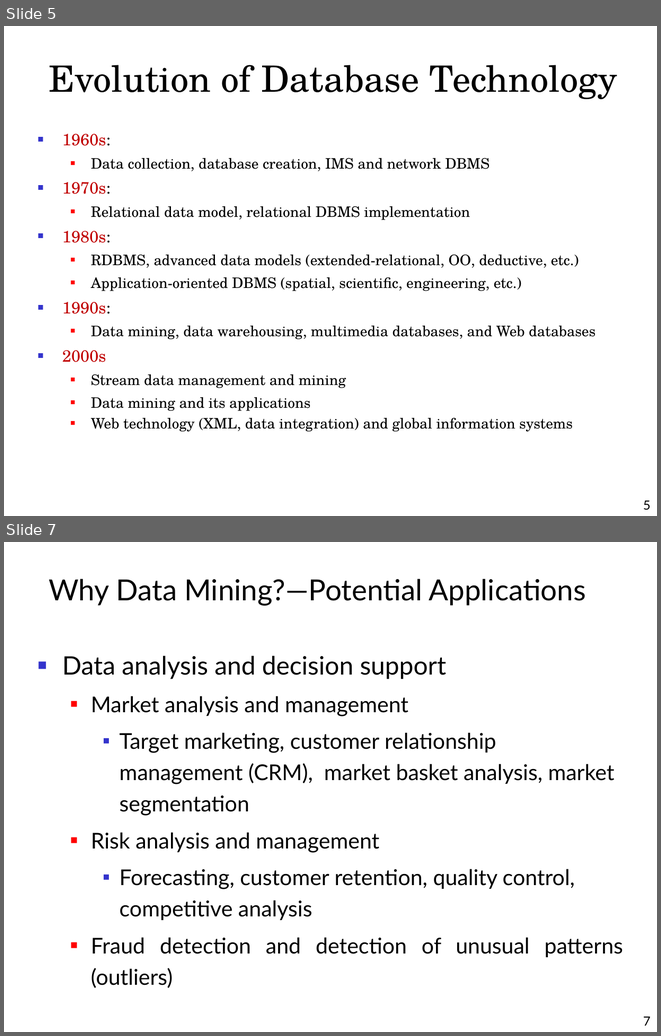
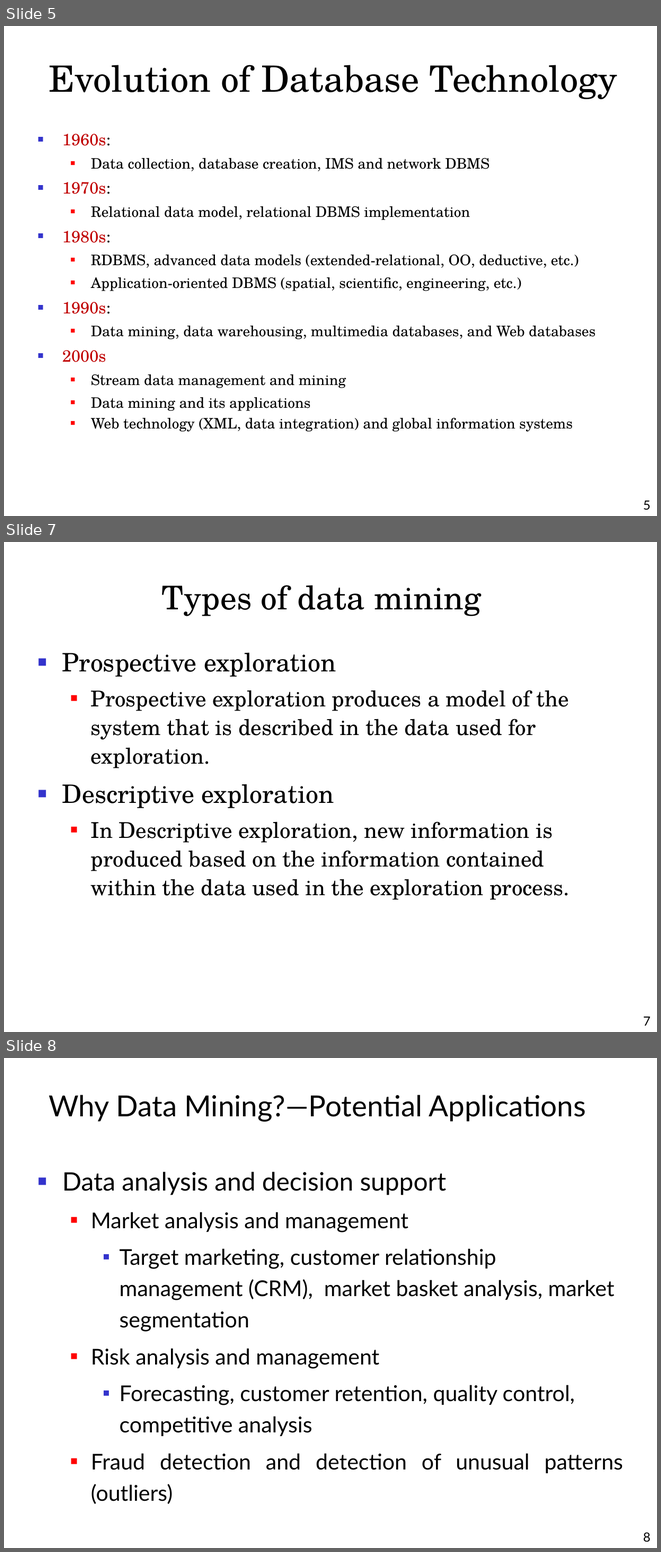
Before and after one commit to alaagamal98/web-based-his, a slide deck: Presentation/Data Mining.ppt. Shown one above the other, each under a label of ours: slides 5 and 7 before the commit, slides 5, 7 and 8 after it; the slides between them are not shown. The pictures are 661x1036 and 661x1552 pixels, drawn with LibreOffice and Linux fonts; fonts in the diff are those of the drawing; background and template pictures are left out. Boxes give left, top, right and bottom in pixels: in the first picture for what was removed or moved away, otherwise in the second. Text is boxed around its words. In the diff, an @@ line names an element or a change of style, - is before the commit and + after.

```diff
--- a/Presentation/Data Mining.ppt
+++ b/Presentation/Data Mining.ppt
@@ slide 7 added at (4, 542, 657, 1032), background #FFFFFF @@
@@ title added at (161, 585, 481, 616), 36 pt, text #000000 @@
+Types of data mining
@@ text added at (62, 652, 570, 900), 24 pt, text #000000 @@
+■ Prospective exploration
+  ■ Prospective exploration produces a model of the system that is described in the data used for exploration.
+■ Descriptive exploration
+  ■ In Descriptive exploration, new information is produced based on the information contained within the data used in the exploration process.
@@ page number added at (643, 1016, 651, 1025), 14 pt, text #000000 @@
+7
@@ what was slide 7 is now slide 8 @@
@@ page number at (643, 1532, 651, 1542): text changed @@
-7
+8
```
Also in this commit, not shown: 2 slides changed, 3 other files.
